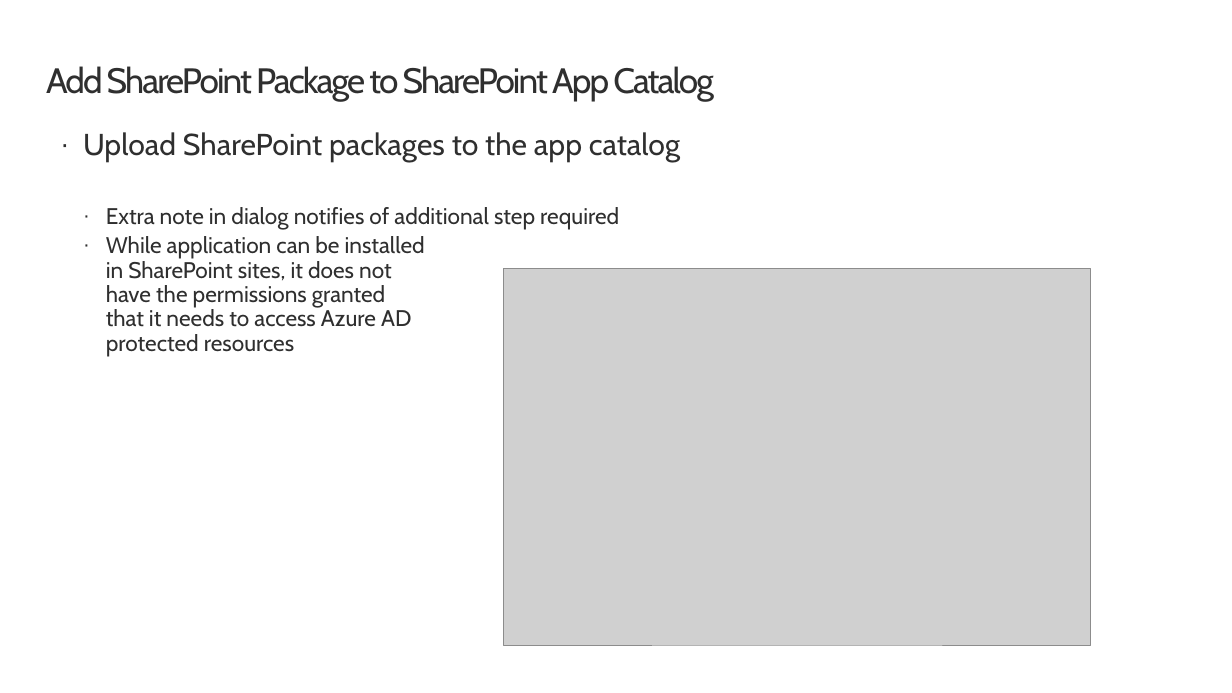
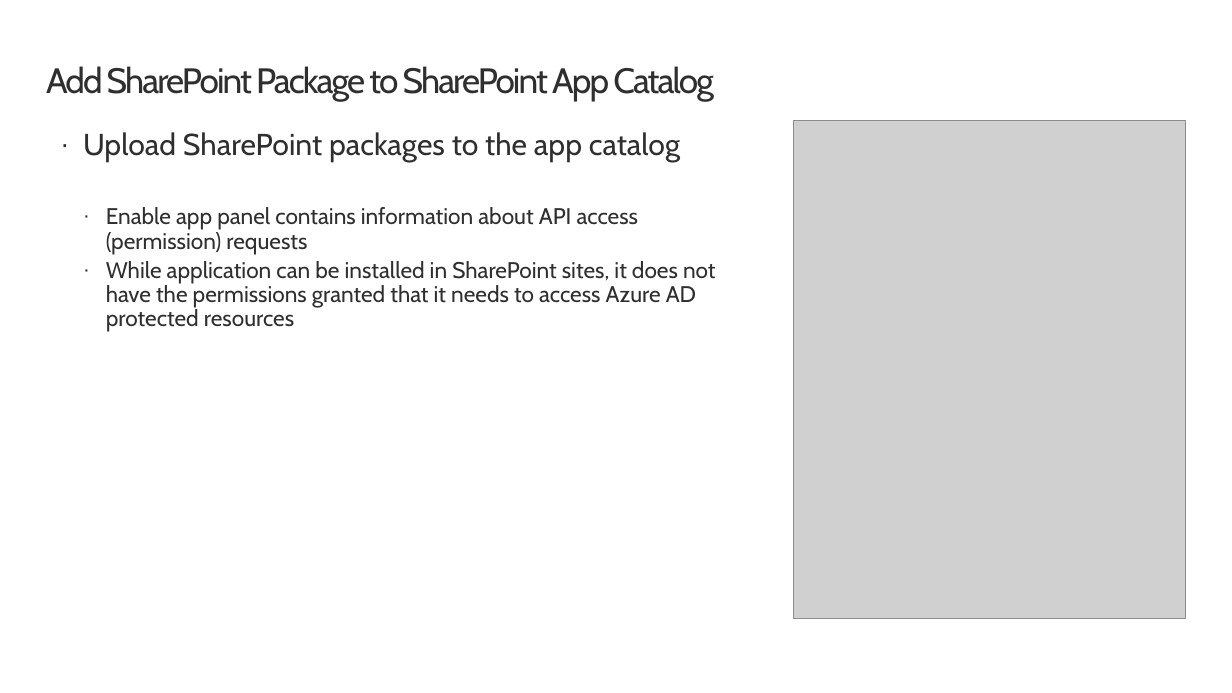
Before and after one commit to SharePoint/sp-dev-training-spfx-graph-3rdpartyapis, a slide deck: slide 10 of 02 aadhttpclient.pptx. Drawn at 1232x693 pixels with LibreOffice and Linux fonts; fonts in the diff are those of the drawing; grey boxes stand for pictures; background and template pictures are left out. Boxes give left, top, right and bottom in pixels: in the first picture for what was removed or moved away, otherwise in the second. Text is boxed around its words. In the diff, an @@ line names an element or a change of style, - is before the commit and + after.

```diff
--- a/02 aadhttpclient.pptx
+++ b/02 aadhttpclient.pptx
@@ picture added at (794,120,1186,619) @@
@@ text at (106,207,638,255): text changed @@
-  · Extra note in dialog notifies of additional step required
+  · Enable app panel contains information about API access (permission) requests
@@ picture removed at (504,269,1092,645) @@
```
Also in this commit, not shown: 47 other files.
